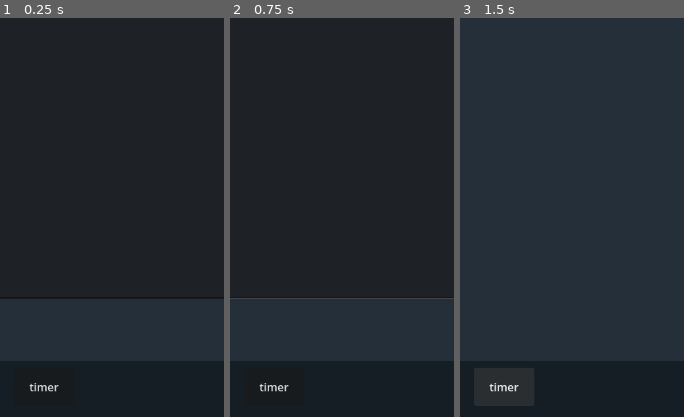
Above: before the commit, frames 1-3 (left to right).
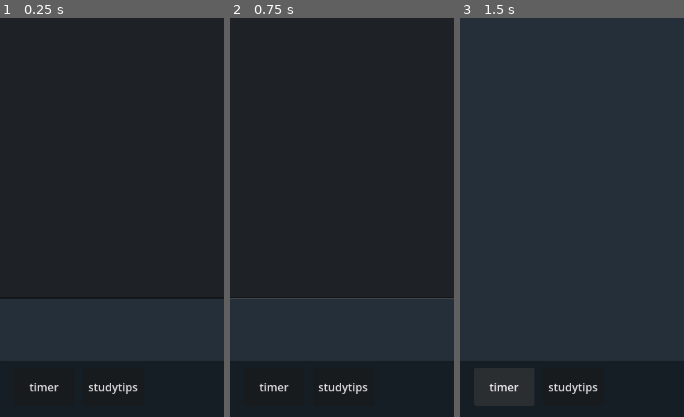
Above: after the commit, the same moments.

Repository: Visio-Lumen/ayro
Game: Godot game, scene res://textbox.tscn
Two runs of this game, one before a commit and one after it. Both use one fixed random seed, a clock stepped at 60 frames per second and the inputs below.
Inputs (mouse positions are % of the whole screen's width and height, from its top left):
- Up to frame 1 (0.25 s): no input
- Up to frame 2 (0.75 s): click (50, 45) at 0.52 s; type "12" at 0.6 s
- Up to frame 3 (1.5 s): click "timer" at 1.25 s
The pictures show only the part of the screen within x 15-65%, y 50-100%; the shares and areas given below are measured in that part.

The runs differ from the first frame. In frame 1, 0.3% of the frame differs, in the area x 39-62%, y 91-95%; in frame 2, 0.3%; in frame 3, 0.3%.

Commit message:
idek, i think it was the new button or just bugs or something

Diff:
--- /dev/null
+++ b/studytips.gd
@@ -0,0 +1,6 @@
+extends Button
+
+func _ready():
+	position.y = $"../notes".position.y
+	position.x = (($"../bar".position.x+((550.0/648.0)*get_viewport_rect().size.x))/5)*2
+	size = $"../notes".size
--- /dev/null
+++ b/studytips_scene.gd
@@ -0,0 +1,11 @@
+extends Node2D
+
+
+# Called when the node enters the scene tree for the first time.
+func _ready():
+	pass # Replace with function body.
+
+
+# Called every frame. 'delta' is the elapsed time since the previous frame.
+func _process(delta):
+	pass
--- /dev/null
+++ b/studytips_scene.tscn
@@ -0,0 +1,17 @@
+[gd_scene load_steps=4 format=3 uid="uid://ccrwvm7imo5pu"]
+
+[ext_resource type="Script" path="res://studytips_scene.gd" id="1_5x6r1"]
+[ext_resource type="Script" path="res://Background.gd" id="1_7htld"]
+[ext_resource type="PackedScene" uid="uid://cov8qj3jrd2bo" path="res://taskbar.tscn" id="2_mskc4"]
+
+[node name="studytips_scene" type="Node2D"]
+script = ExtResource("1_5x6r1")
+
+[node name="Background" type="ColorRect" parent="."]
+offset_right = 650.0
+offset_bottom = 1154.0
+color = Color(0.141176, 0.184314, 0.227451, 1)
+script = ExtResource("1_7htld")
+metadata/_edit_use_anchors_ = true
+
+[node name="taskbar" parent="." instance=ExtResource("2_mskc4")]
--- a/taskbar.gd
+++ b/taskbar.gd
@@ -2,3 +2,6 @@
 
 func _ready():
 	pass
+
+func _on_studytips_pressed():
+	get_tree().change_scene_to_file("res://studytips_scene.tscn")
--- a/taskbar.tscn
+++ b/taskbar.tscn
@@ -1,9 +1,10 @@
-[gd_scene load_steps=5 format=3 uid="uid://cov8qj3jrd2bo"]
+[gd_scene load_steps=6 format=3 uid="uid://cov8qj3jrd2bo"]
 
-[ext_resource type="Script" path="res://button1.gd" id="1_3w1qw"]
 [ext_resource type="Script" path="res://taskbar.gd" id="1_mtuuk"]
 [ext_resource type="Script" path="res://bar.gd" id="2_jwrfn"]
-[ext_resource type="Script" path="res://button2.gd" id="2_n4yxa"]
+[ext_resource type="Script" path="res://timer.gd" id="3_b8x17"]
+[ext_resource type="Script" path="res://note.gd" id="4_am1h8"]
+[ext_resource type="Script" path="res://studytips.gd" id="5_0a23e"]
 
 [node name="taskbar" type="Node2D"]
 script = ExtResource("1_mtuuk")
@@ -15,22 +16,32 @@
 color = Color(0.0823529, 0.113725, 0.145098, 1)
 script = ExtResource("2_jwrfn")
 
-[node name="button1" type="Button" parent="."]
+[node name="timer" type="Button" parent="."]
 offset_left = 152.0
 offset_top = 1085.0
 offset_right = 239.0
 offset_bottom = 1140.0
 text = "timer"
-script = ExtResource("1_3w1qw")
+script = ExtResource("3_b8x17")
 
-[node name="button2" type="Button" parent="."]
+[node name="notes" type="Button" parent="."]
 offset_left = 20.0
 offset_top = 1086.0
 offset_right = 107.0
 offset_bottom = 1141.0
 text = "notes
 "
-script = ExtResource("2_n4yxa")
+script = ExtResource("4_am1h8")
 
-[connection signal="pressed" from="button1" to="button1" method="_on_pressed"]
-[connection signal="pressed" from="button2" to="button2" method="_on_pressed"]
+[node name="studytips" type="Button" parent="."]
+offset_left = 279.0
+offset_top = 1087.0
+offset_right = 366.0
+offset_bottom = 1142.0
+text = "studytips"
+script = ExtResource("5_0a23e")
+
+[connection signal="pressed" from="timer" to="timer" method="_on_pressed"]
+[connection signal="pressed" from="notes" to="notes" method="_on_pressed"]
+[connection signal="pressed" from="studytips" to="." method="_on_studytips_pressed"]
+[connection signal="pressed" from="studytips" to="studytips" method="_on_pressed"]
--- a/textbox.tscn
+++ b/textbox.tscn
@@ -14,6 +14,7 @@
 offset_bottom = 1154.0
 color = Color(0.141176, 0.184314, 0.227451, 1)
 script = ExtResource("1_7jdan")
+metadata/_edit_use_anchors_ = true
 
 [node name="Notes" type="TextEdit" parent="."]
 offset_right = 8.0
--- a/button1.gd
+++ b/timer.gd
@@ -3,9 +3,9 @@
 
 
 func _process(delta):
-	position.y = $"../button2".position.y
+	position.y = $"../notes".position.y
 	position.x = (($"../bar".position.x+((300.0/648.0)*get_viewport_rect().size.x))/5)*2
-	size = $"../button2".size
+	size = $"../notes".size
 
 
 func _on_pressed():
Renamed: button2.gd -> note.gd
